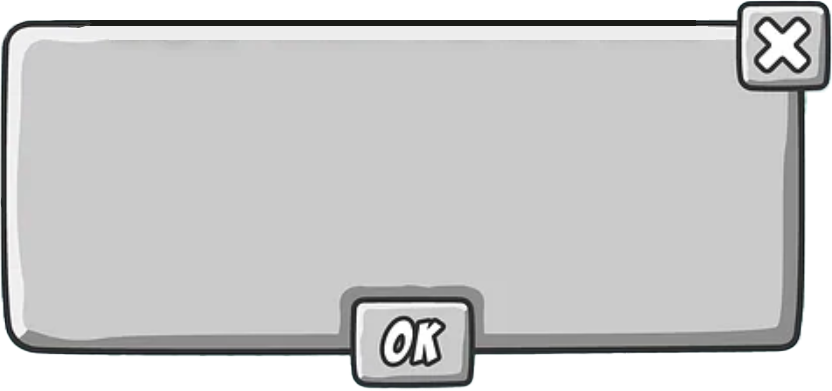
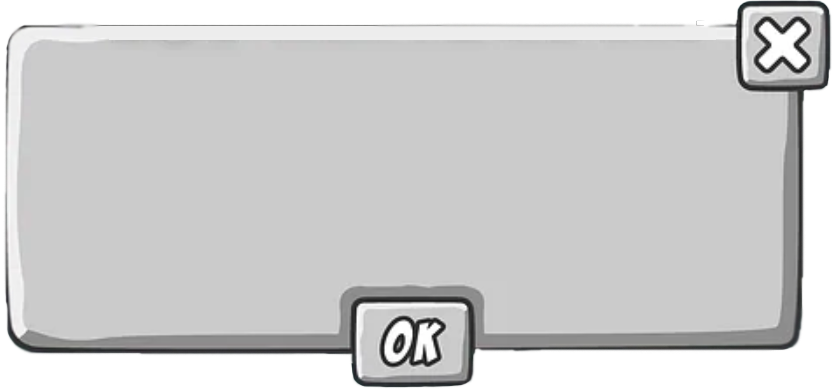
Two versions of the same layered image (832 x 391). Layer-by-layer changes:
painted on "Layer 4" over (x1=349, y1=346, x2=478, y2=390)
painted on "Layer 5" over (x1=735, y1=0, x2=832, y2=93)
painted on "Layer 3" over (x1=0, y1=0, x2=832, y2=390)
